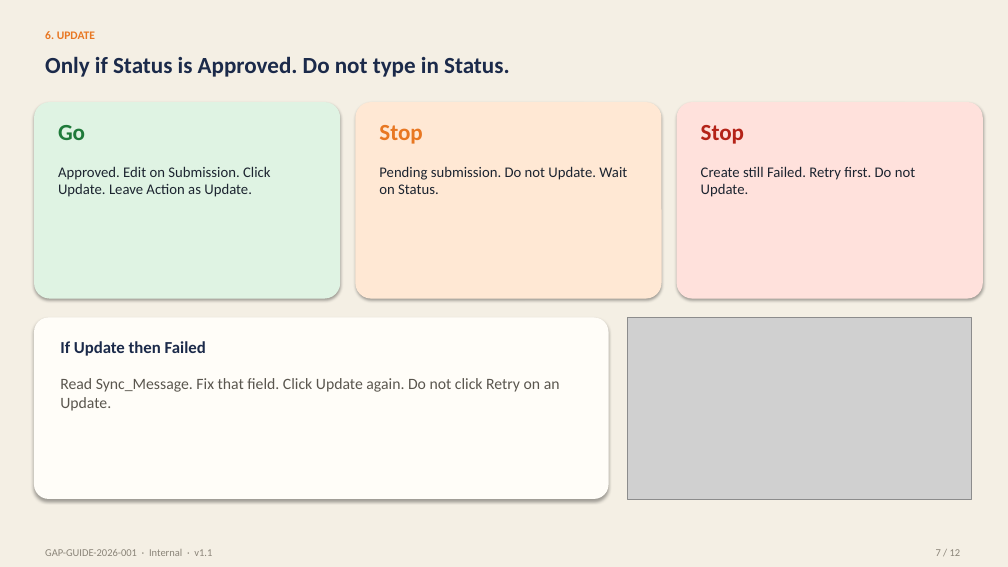
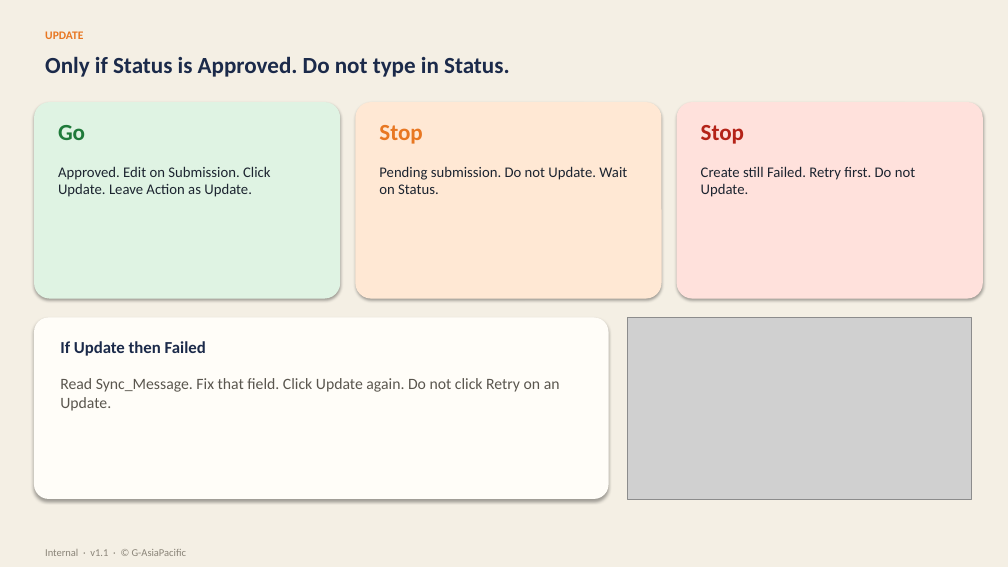
Before and after one commit to azibfikri/apn-opportunity-lark-guide, a slide deck: slide 7 of GAP-GUIDE-2026-001-APN-Opportunity-Lark-Base.pptx. Drawn at 1008x567 pixels with LibreOffice and Linux fonts; fonts in the diff are those of the drawing; grey boxes stand for pictures. Boxes give left, top, right and bottom in pixels: in the first picture for what was removed or moved away, otherwise in the second. Text is boxed around its words. In the diff, an @@ line names an element or a change of style, - is before the commit and + after.

```diff
--- a/GAP-GUIDE-2026-001-APN-Opportunity-Lark-Base.pptx
+++ b/GAP-GUIDE-2026-001-APN-Opportunity-Lark-Base.pptx
@@ text at [45, 31, 83, 39]: text changed @@
-6. UPDATE
+UPDATE
@@ text at [45, 549, 186, 556]: text changed @@
-GAP-GUIDE-2026-001 · Internal · v1.1
+Internal · v1.1 · © G-AsiaPacific
@@ text removed at [936, 549, 961, 556] @@
-7 / 12
```
Also in this commit, not shown: 11 other slides changed, 1 other file.
